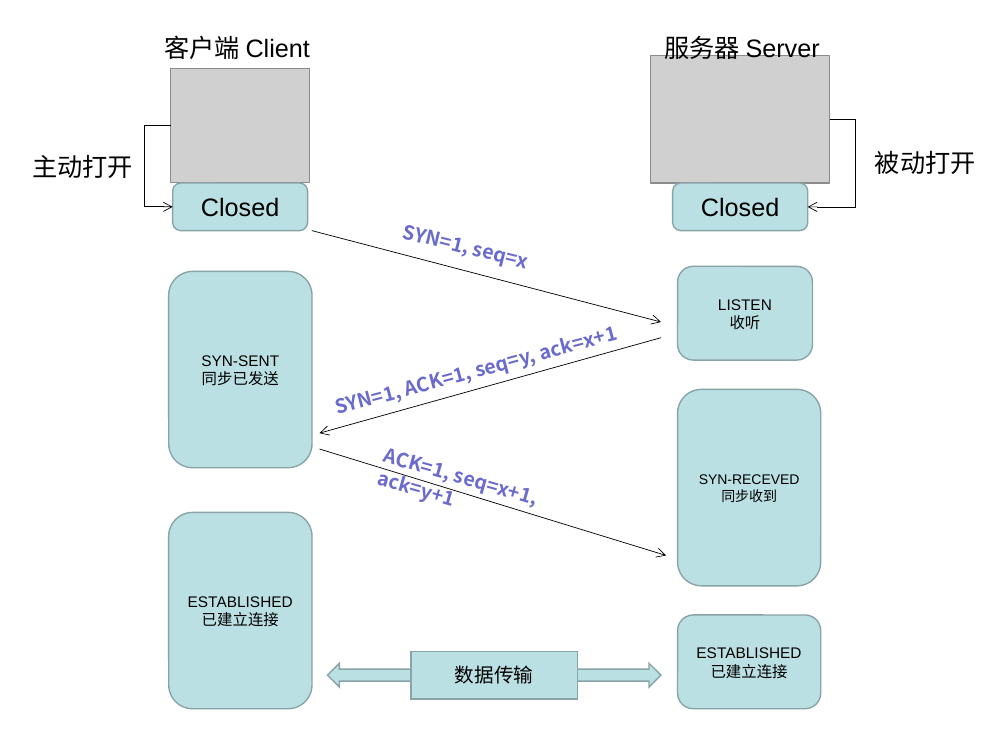
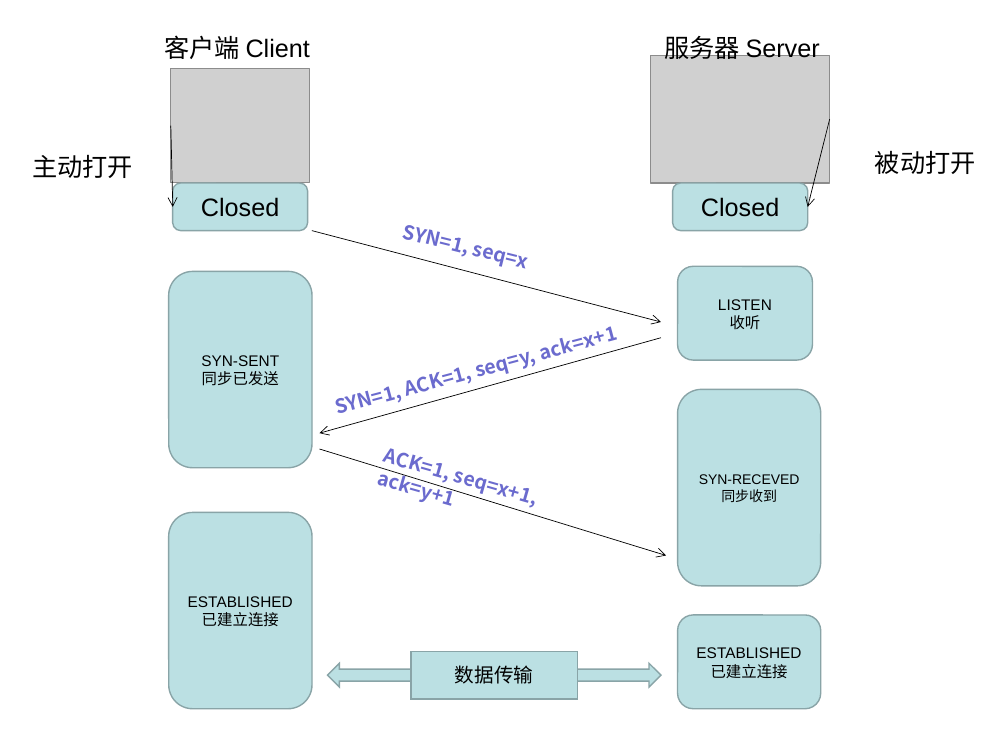
Before and after one commit to Moon-Future/blog, a slide deck: slide 1 of images/image.ppt. Drawn at 1008x756 pixels with LibreOffice and Linux fonts; fonts in the diff are those of the drawing; grey boxes stand for pictures. Boxes give left, top, right and bottom in pixels: in the first picture for what was removed or moved away, otherwise in the second. Text is boxed around its words. In the diff, an @@ line names an element or a change of style, - is before the commit and + after.

```diff
--- a/images/image.ppt
+++ b/images/image.ppt
@@ elbow arrow removed from (830, 119) to (807, 207) @@
@@ arrow added from (830, 119) to (807, 207), #000000 0.51 pt @@
@@ elbow arrow removed from (170, 126) to (172, 207) @@
@@ arrow added from (170, 126) to (172, 207), #000000 0.51 pt @@
```
Also in this commit, not shown: 1 slide added, 1 other file.
